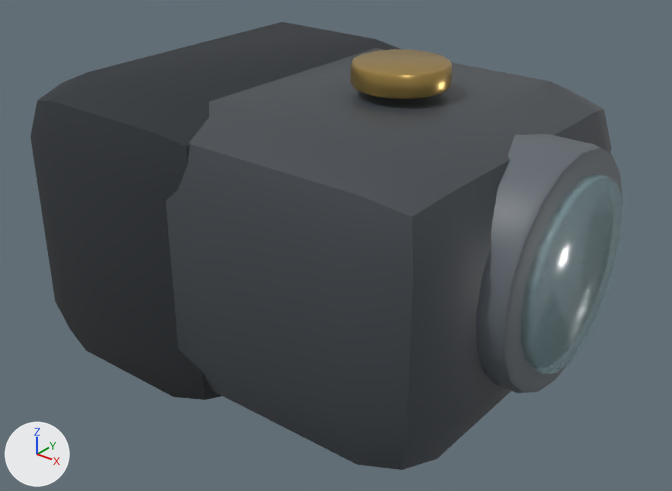
A saved change to the Blender file asset_sources/blender/cash_register/checkout_product_rangefinder.blend.
Rendered twice from a camera (50 mm lens) standing at (0.168, -0.207, 0.171) and looking at (-0.003, 0.006, 0.039). The lights are fixed; the arrows at lower left show +X, +Y and +Z. The older version comes first.

The scene before the commit, as lines of its bpy script (objects in view):
```python
me_cube_001 = bpy.data.meshes.new('Cube.001')
me_cube_001.from_pydata(...)  # 56 vertices, 54 faces; spans x -0.04..0.04, y -0.062..0.062, z -0.0475..0.0475
me_cube_001.polygons.foreach_set('use_smooth', [True] * 54)
me_cube_001.materials.append(mat_m_rubber)  # dark grey #2c3035
me_cylinder_001 = bpy.data.meshes.new('Cylinder.001')
me_cylinder_001.from_pydata(...)  # 120 vertices, 102 faces; spans x -0.0015..0.0015, y -0.027..0.027, z -0.027..0.027
me_cylinder_001.polygons.foreach_set('use_smooth', [True] * 102)
me_cylinder_001.materials.append(mat_m_glass)  # cyan #a6d3da
me_cylinder_004 = bpy.data.meshes.new('Cylinder.004')
me_cylinder_004.from_pydata(...)  # 96 vertices, 82 faces; spans x -0.014..0.014, y -0.014..0.014, z -0.0035..0.0035
me_cylinder_004.polygons.foreach_set('use_smooth', [True] * 82)
me_cylinder_004.materials.append(mat_m_brass)  # orange #c8a861
ob_rangefinderbutton = bpy.data.objects.new('RangefinderButton', me_cylinder_004)
ob_rangefinderbutton.parent = ob_checkout_product_rangefinder
ob_rangefinderbutton.location = (0.025, 0.0, 0.102)
ob_rangefindergrip = bpy.data.objects.new('RangefinderGrip', me_cube_001)
ob_rangefindergrip.parent = ob_checkout_product_rangefinder
ob_rangefindergrip.location = (-0.036, 0.0, 0.05)
ob_rangefinderobjectiveglass = bpy.data.objects.new('RangefinderObjectiveGlass', me_cylinder_001)
ob_rangefinderobjectiveglass.parent = ob_checkout_product_rangefinder
ob_rangefinderobjectiveglass.location = (0.082, 0.0, 0.058)
# also in view: 'RangefinderBody' at (0.0, 0.0, 0.052); 'RangefinderObjectiveBarrel' at (0.067, 0.0, 0.058)
```
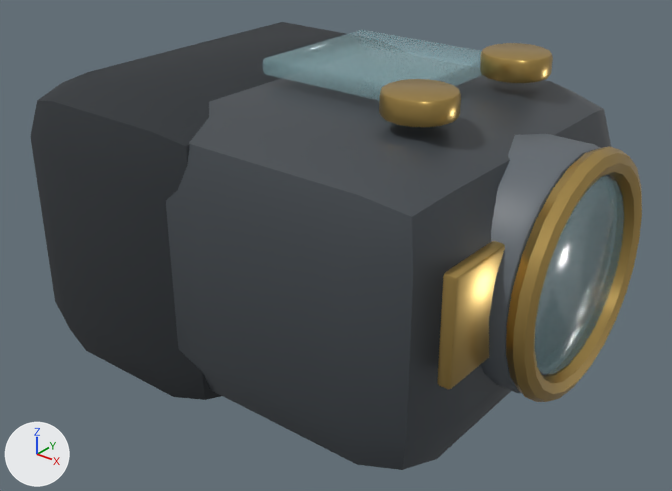
The change, as a list of edits to the scene's bpy script:
```text
Add me_cube_003:
    me_cube_003.from_pydata(...)  # 56 vertices, 54 faces; spans x -0.002..0.002, y -0.015..0.015, z -0.015..0.015
    me_cube_003.polygons.foreach_set('use_smooth', [True] * 54)
    me_cube_003.materials.append(mat_m_brass)  # orange #c8a861
Add me_cylinder_005:
    me_cylinder_005.from_pydata(...)  # 96 vertices, 82 faces; spans x -0.01..0.01, y -0.01..0.01, z -0.0035..0.0035
    me_cylinder_005.polygons.foreach_set('use_smooth', [True] * 82)
    me_cylinder_005.materials.append(mat_m_brass)  # orange #c8a861
Add me_cube_002_1:
    me_cube_002_1.from_pydata(...)  # 56 vertices, 54 faces; spans x -0.025..0.025, y -0.0235..0.0235, z -0.0025..0.0025
    me_cube_002_1.polygons.foreach_set('use_smooth', [True] * 54)
    me_cube_002_1.materials.append(mat_m_glass)  # cyan #a6d3da
Add me_torus:
    me_torus.from_pydata(...)  # a torus around x (ring radius 0.031, tube radius 0.0035) spanning x -0.0035..0.0035, y -0.0345..0.0345, z -0.0345..0.0345
    me_torus.polygons.foreach_set('use_smooth', [True] * 192)
    me_torus.materials.append(mat_m_brass)  # orange #c8a861
Remove ob_rangefinderbutton:
    ob_rangefinderbutton = bpy.data.objects.new('RangefinderButton', me_cylinder_004)
    ob_rangefinderbutton.parent = ob_checkout_product_rangefinder
    ob_rangefinderbutton.location = (0.025, 0.0, 0.102)
Add ob_rangefindersidecrest:
    ob_rangefindersidecrest = bpy.data.objects.new('RangefinderSideCrest', me_cube_003)
    ob_rangefindersidecrest.parent = ob_checkout_product_rangefinder
    ob_rangefindersidecrest.location = (0.074, -0.035, 0.061)
Add ob_rangefinderbutton_2:
    ob_rangefinderbutton_2 = bpy.data.objects.new('RangefinderButton_2', me_cylinder_005)
    ob_rangefinderbutton_2.parent = ob_checkout_product_rangefinder
    ob_rangefinderbutton_2.location = (0.046, 0.026, 0.103)
Add ob_rangefinderbutton_1:
    ob_rangefinderbutton_1 = bpy.data.objects.new('RangefinderButton_1', me_cylinder_005.copy())
    ob_rangefinderbutton_1.parent = ob_checkout_product_rangefinder
    ob_rangefinderbutton_1.location = (0.046, -0.022, 0.103)
Add ob_rangefindertopscreen:
    ob_rangefindertopscreen = bpy.data.objects.new('RangefinderTopScreen', me_cube_002_1)
    ob_rangefindertopscreen.parent = ob_checkout_product_rangefinder
    ob_rangefindertopscreen.location = (0.014, 0.006, 0.102)
Add ob_rangefinderobjectivebezel:
    ob_rangefinderobjectivebezel = bpy.data.objects.new('RangefinderObjectiveBezel', me_torus)
    ob_rangefinderobjectivebezel.parent = ob_checkout_product_rangefinder
    ob_rangefinderobjectivebezel.location = (0.083, 0.0, 0.058)
```

Pixel boxes [x1, y1, x2, y2] of what changed, in the pictures (672 x 491 px):
'RangefinderObjectiveBezel', added (orange)
    after: [506, 146, 642, 402]
'RangefinderTopScreen', added
    after: [263, 30, 482, 101]
'RangefinderSideCrest', added (orange)
    after: [437, 241, 505, 389]
'RangefinderButton', deleted (orange)
    before: [350, 49, 452, 99]
'RangefinderButton_1', added (orange)
    after: [379, 79, 461, 127]
'RangefinderButton_2', added (orange)
    after: [481, 43, 553, 83]
